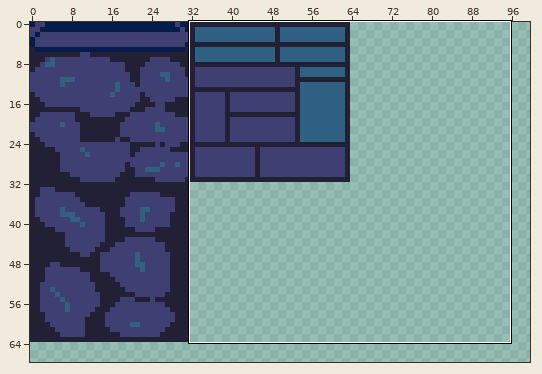
Two states of a pixel-art file, Assets/tesingtilesheet.aseprite. Above, an overview of the earlier version with the close-up marked.
Close-up. The starting point:
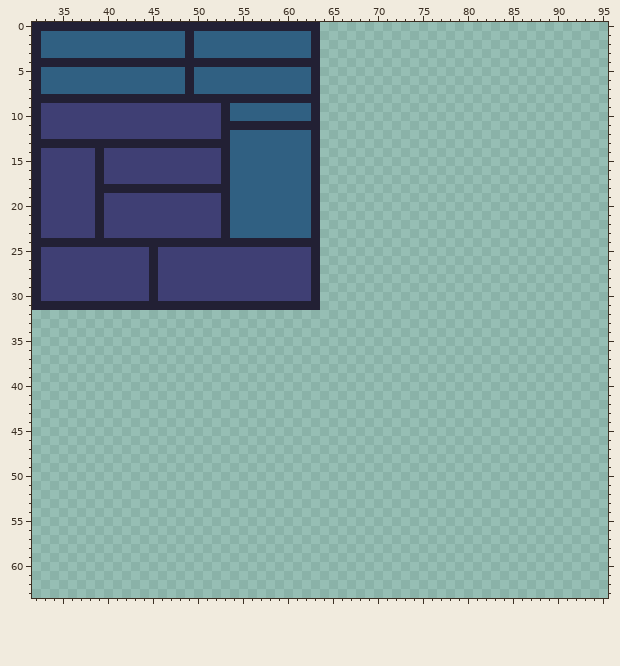
500x800 pixels, 1 frame. Shown: x 32..95, y 0..63. The wide view leaves out empty margins.
Now the later version:
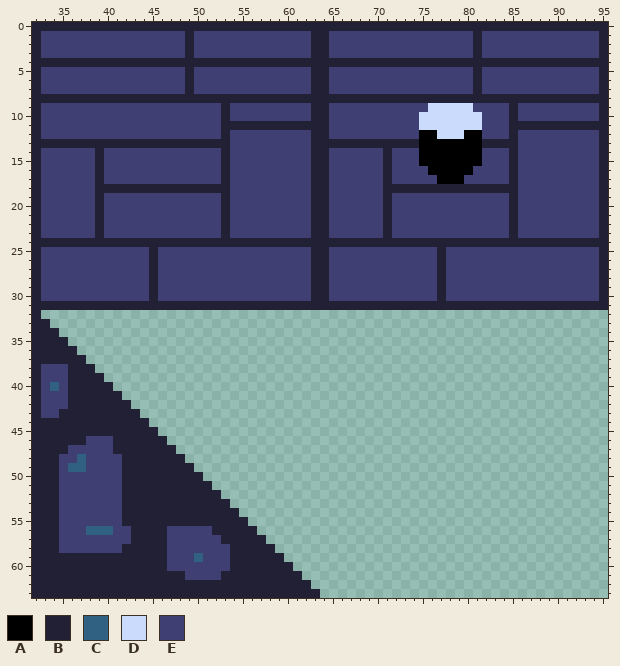
Palette (. is transparent): A #000000  B #222034  C #306082  D #cbdbfc  E #3f3f74
Author's note on the commit: created more tiles
The exact change:
Changed rows in their new state; - is an unchanged pixel.
first column x 32:
 0 --------------------------------BBBBBBBBBBBBBBBBBBBBBBBBBBBBBBBB
 1 -EEEEEEEEEEEEEEEE-EEEEEEEEEEEEE-BEEEEEEEEEEEEEEEEBEEEEEEEEEEEEEB
 2 -EEEEEEEEEEEEEEEE-EEEEEEEEEEEEE-BEEEEEEEEEEEEEEEEBEEEEEEEEEEEEEB
 3 -EEEEEEEEEEEEEEEE-EEEEEEEEEEEEE-BEEEEEEEEEEEEEEEEBEEEEEEEEEEEEEB
 4 --------------------------------BBBBBBBBBBBBBBBBBBBBBBBBBBBBBBBB
 5 -EEEEEEEEEEEEEEEE-EEEEEEEEEEEEE-BEEEEEEEEEEEEEEEEBEEEEEEEEEEEEEB
 6 -EEEEEEEEEEEEEEEE-EEEEEEEEEEEEE-BEEEEEEEEEEEEEEEEBEEEEEEEEEEEEEB
 7 -EEEEEEEEEEEEEEEE-EEEEEEEEEEEEE-BEEEEEEEEEEEEEEEEBEEEEEEEEEEEEEB
 8 --------------------------------BBBBBBBBBBBBBBBBBBBBBBBBBBBBBBBB
 9 ----------------------EEEEEEEEE-BEEEEEEEEEEEDDDDDEEEEBEEEEEEEEEB
10 ----------------------EEEEEEEEE-BEEEEEEEEEEDDDDDDDEEEBEEEEEEEEEB
11 --------------------------------BEEEEEEEEEEDDDDDDDEEEBBBBBBBBBBB
12 ----------------------EEEEEEEEE-BEEEEEEEEEEAADDDAAEEEBEEEEEEEEEB
13 ----------------------EEEEEEEEE-BBBBBBBBBBBAAAAAAABBBBEEEEEEEEEB
14 ----------------------EEEEEEEEE-BEEEEEEBEEEAAAAAAAEEEBEEEEEEEEEB
15 ----------------------EEEEEEEEE-BEEEEEEBEEEAAAAAAAEEEBEEEEEEEEEB
16 ----------------------EEEEEEEEE-BEEEEEEBEEEEAAAAAEEEEBEEEEEEEEEB
17 ----------------------EEEEEEEEE-BEEEEEEBEEEEEAAAEEEEEBEEEEEEEEEB
18 ----------------------EEEEEEEEE-BEEEEEEBBBBBBBBBBBBBBBEEEEEEEEEB
19 ----------------------EEEEEEEEE-BEEEEEEBEEEEEEEEEEEEEBEEEEEEEEEB
20 ----------------------EEEEEEEEE-BEEEEEEBEEEEEEEEEEEEEBEEEEEEEEEB
21 ----------------------EEEEEEEEE-BEEEEEEBEEEEEEEEEEEEEBEEEEEEEEEB
22 ----------------------EEEEEEEEE-BEEEEEEBEEEEEEEEEEEEEBEEEEEEEEEB
23 ----------------------EEEEEEEEE-BEEEEEEBEEEEEEEEEEEEEBEEEEEEEEEB
24 --------------------------------BBBBBBBBBBBBBBBBBBBBBBBBBBBBBBBB
25 --------------------------------BEEEEEEEEEEEEBEEEEEEEEEEEEEEEEEB
26 --------------------------------BEEEEEEEEEEEEBEEEEEEEEEEEEEEEEEB
27 --------------------------------BEEEEEEEEEEEEBEEEEEEEEEEEEEEEEEB
28 --------------------------------BEEEEEEEEEEEEBEEEEEEEEEEEEEEEEEB
29 --------------------------------BEEEEEEEEEEEEBEEEEEEEEEEEEEEEEEB
30 --------------------------------BEEEEEEEEEEEEBEEEEEEEEEEEEEEEEEB
31 --------------------------------BBBBBBBBBBBBBBBBBBBBBBBBBBBBBBBB
32 B---------------------------------------------------------------
33 BB--------------------------------------------------------------
34 BBB-------------------------------------------------------------
35 BBBB------------------------------------------------------------
36 BBBBB-----------------------------------------------------------
37 BBBBBB----------------------------------------------------------
38 BEEEBBB---------------------------------------------------------
39 BEEEBBBB--------------------------------------------------------
40 BECEBBBBB-------------------------------------------------------
41 BEEEBBBBBB------------------------------------------------------
42 BEEEBBBBBBB-----------------------------------------------------
43 BEEBBBBBBBBB----------------------------------------------------
44 BBBBBBBBBBBBB---------------------------------------------------
45 BBBBBBBBBBBBBB--------------------------------------------------
46 BBBBBBEEEBBBBBB-------------------------------------------------
47 BBBBEEEEEBBBBBBB------------------------------------------------
48 BBBEECEEEEBBBBBBB-----------------------------------------------
49 BBBECCEEEEBBBBBBBB----------------------------------------------
50 BBBEEEEEEEBBBBBBBBB---------------------------------------------
51 BBBEEEEEEEBBBBBBBBBB--------------------------------------------
52 BBBEEEEEEEBBBBBBBBBBB-------------------------------------------
53 BBBEEEEEEEBBBBBBBBBBBB------------------------------------------
54 BBBEEEEEEEBBBBBBBBBBBBB-----------------------------------------
55 BBBEEEEEEEBBBBBBBBBBBBBB----------------------------------------
56 BBBEEECCCEEBBBBEEEEEBBBBB---------------------------------------
57 BBBEEEEEEEEBBBBEEEEEEBBBBB--------------------------------------
58 BBBEEEEEEEBBBBBEEEEEEEBBBBB-------------------------------------
59 BBBBBBBBBBBBBBBEEECEEEBBBBBB------------------------------------
60 BBBBBBBBBBBBBBBEEEEEEEBBBBBBB-----------------------------------
61 BBBBBBBBBBBBBBBBBEEEEBBBBBBBBB----------------------------------
62 BBBBBBBBBBBBBBBBBBBBBBBBBBBBBBB---------------------------------
63 BBBBBBBBBBBBBBBBBBBBBBBBBBBBBBBB--------------------------------
Pixel boxes of the changes (left, top, right, bottom) in both close-ups:
changed: (41, 22, 608, 310)
added: (32, 310, 320, 598)
